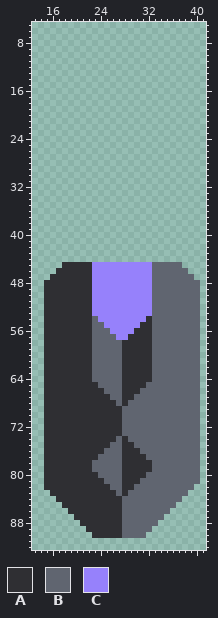
One commit to this sprite sheet: assets/sprites/blocks/turrets/empyream/purger-barrel-l.png. The picture above was drawn from the file before the commit.
The file is 96x96 pixels. Shown: x 13..41, y 5..92. The old version is drawn lined up with the new one.
Palette (. is transparent): A #2f2f33  B #606570  C #9681fb
Pixels before (only the part around the change), first column x 13:
 5 .............................
 6 .............................
 7 .............................
 8 .............................
 9 .............................
10 .............................
11 .............................
12 .............................
13 .............................
14 .............................
15 .............................
16 .............................
17 .............................
18 .............................
19 .............................
20 .............................
21 .............................
22 .............................
23 .............................
24 .............................
25 .............................
26 .............................
27 .............................
28 .............................
29 .............................
30 .............................
31 .............................
32 .............................
33 .............................
34 .............................
35 .............................
36 .............................
37 .............................
38 .............................
39 .............................
40 .............................
41 .............................
42 .............................
43 .............................
44 .............................
45 .....AAAAACCCCCCCCCCBBBBB....
46 ....AAAAAACCCCCCCCCCBBBBBB...
47 ...AAAAAAACCCCCCCCCCBBBBBBB..
48 ..AAAAAAAACCCCCCCCCCBBBBBBBB.
49 ..AAAAAAAACCCCCCCCCCBBBBBBBB.
50 ..AAAAAAAACCCCCCCCCCBBBBBBBB.
51 ..AAAAAAAACCCCCCCCCCBBBBBBBB.
52 ..AAAAAAAACCCCCCCCCCBBBBBBBB.
53 ..AAAAAAAACCCCCCCCCCBBBBBBBB.
54 ..AAAAAAAABCCCCCCCCABBBBBBBB.
55 ..AAAAAAAABBCCCCCCAABBBBBBBB.
56 ..AAAAAAAABBBCCCCAAABBBBBBBB.
57 ..AAAAAAAABBBBCCAAAABBBBBBBB.
58 ..AAAAAAAABBBBBAAAAABBBBBBBB.
59 ..AAAAAAAABBBBBAAAAABBBBBBBB.
60 ..AAAAAAAABBBBBAAAAABBBBBBBB.
61 ..AAAAAAAABBBBBAAAAABBBBBBBB.
62 ..AAAAAAAABBBBBAAAAABBBBBBBB.
63 ..AAAAAAAABBBBBAAAAABBBBBBBB.
64 ..AAAAAAAABBBBBAAAAABBBBBBBB.
65 ..AAAAAAAAABBBBAAAABBBBBBBBB.
66 ..AAAAAAAAAABBBAAABBBBBBBBBB.
67 ..AAAAAAAAAAABBAABBBBBBBBBBB.
68 ..AAAAAAAAAAAABABBBBBBBBBBBB.
69 ..AAAAAAAAAAAAABBBBBBBBBBBBB.
70 ..AAAAAAAAAAAAABBBBBBBBBBBBB.
71 ..AAAAAAAAAAAAABBBBBBBBBBBBB.
72 ..AAAAAAAAAAAAABBBBBBBBBBBBB.
73 ..AAAAAAAAAAAAABBBBBBBBBBBBB.
74 ..AAAAAAAAAAAABABBBBBBBBBBBB.
75 ..AAAAAAAAAAABBAABBBBBBBBBBB.
76 ..AAAAAAAAAABBBAAABBBBBBBBBB.
77 ..AAAAAAAAABBBBAAAABBBBBBBBB.
78 ..AAAAAAAABBBBBAAAAABBBBBBBB.
79 ..AAAAAAAABBBBBAAAAABBBBBBBB.
80 ..AAAAAAAAABBBBAAAABBBBBBBBB.
81 ..AAAAAAAAAABBBAAABBBBBBBBBB.
82 ..AAAAAAAAAAABBAABBBBBBBBBB..
83 ...AAAAAAAAAAABABBBBBBBBBB...
84 ....AAAAAAAAAAABBBBBBBBBB....
85 .....AAAAAAAAAABBBBBBBBB.....
86 ......AAAAAAAAABBBBBBBB......
87 .......AAAAAAAABBBBBBB.......
88 ........AAAAAAABBBBBB........
89 .........AAAAAABBBBB.........
90 ..........AAAAABBBB..........
91 .............................
92 .............................
Once edited:
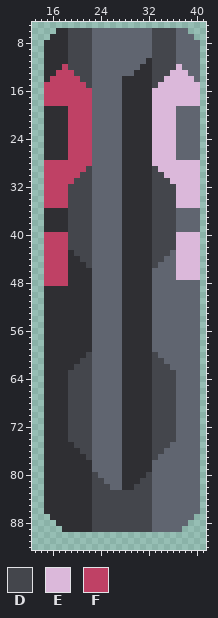
Colours new in this view: D #44464c  E #dbb8da  F #bf4165
The exact change:
whole drawing moved by +0,+39 (the old picture is shown already moved)
Changed rows in their new state; - is an unchanged pixel.
first column x 15:
 6 --AADDDDBBBBBBBBBBDDDDBB--
 7 -AAADDDDBBBBBBBBBBDDDDBBB-
 8 AAAADDDDBBBBBBBBBBDDDDBBBB
 9 AAAADDDDBBBBBBBBBBDDDDBBBB
10 AAAADDDDBBBBBBBBBBDDDDBBBB
11 AAAADDDDBBBBBBBBBADDDDBBBB
12 AAAFDDDDBBBBBBBBAADDDDEBBB
13 AAFFFDDDBBBBBBBAAADDDEEEBB
14 AFFFFFDDBBBBBAAAAADDEEEEEB
15 FFFFFFFDBBBBBAAAAADEEEEEEE
16 FFFFFFFFBBBBBAAAAAEEEEEEEE
17 FFFFFFFFBBBBBAAAAAEEEEEEEE
18 FFFFFFFFBBBBBAAAAAEEEEEEEE
19 AAAAFFFFBBBBBAAAAAEEEEBBBB
20 AAAAFFFFBBBBBAAAAAEEEEBBBB
21 AAAAFFFFBBBBBAAAAAEEEEBBBB
22 AAAAFFFFBBBBBAAAAAEEEEBBBB
23 AAAAFFFFBBBBBAAAAAEEEEBBBB
24 AAAAFFFFBBBBBAAAAAEEEEBBBB
25 AAAAFFFFBBBBBAAAAAEEEEBBBB
26 AAAAFFFFBBBBBAAAAAEEEEBBBB
27 AAAAFFFFBBBBBAAAAAEEEEBBBB
28 FFFFFFFFBBBBBAAAAAEEEEEEEE
29 FFFFFFFDBBBBBAAAAADEEEEEEE
30 FFFFFFDDBBBBBAAAAADDEEEEEE
31 FFFFFDDDBBBBBAAAAADDDEEEEE
32 FFFFDDDDBBBBBAAAAADDDDEEEE
33 FFFFDDDDBBBBBAAAAADDDDEEEE
34 FFFFDDDDBBBBBAAAAADDDDEEEE
35 FFFFDDDDBBBBBAAAAADDDDEEEE
36 AAAADDDDBBBBBAAAAADDDDBBBB
37 AAAADDDDBBBBBAAAAADDDDBBBB
38 AAAADDDDBBBBBAAAAADDDDBBBB
39 AAAADDDDBBBBBAAAAADDDDBBBB
40 FFFFDDDDBBBBBAAAAADDDDEEEE
41 FFFFDDDDBBBBBAAAAADDDDEEEE
42 FFFFDDDDBBBBBAAAAADDDDEEEE
43 FFFFADDDBBBBBAAAAADDDBEEEE
44 FFFFAADDBBBBBAAAAADDBBEEEE
45 FFFF---DBBBBBAAAAAD---EEEE
46 FFFF----BBBBBAAAAA----EEEE
47 FFFF----BBBBBAAAAA----EEEE
48 FFFF----BBBBBAAAAA--------
49 --------BBBBBAAAAA--------
50 --------BBBBBAAAAA--------
51 --------BBBBBAAAAA--------
52 --------BBBBBAAAAA--------
53 --------BBBBBAAAAA--------
54 ---------BBBBAAAA---------
55 ----------BBBAAA----------
56 -----------BBAA-----------
57 ------------BA------------
60 -------D----------D-------
61 ------DD----------DD------
62 -----DDD----------DDD-----
63 ----DDDD----------DDDD----
64 ----DDDD----------DDDD----
65 ----DDDDB--------ADDDD----
66 ----DDDDBB------AADDDD----
67 ----DDDDBBB----AAADDDD----
68 ----DDDDBBBB--AAAADDDD----
69 ----DDDDBBBBBAAAAADDDD----
70 ----DDDDBBBBBAAAAADDDD----
71 ----DDDDBBBBBAAAAADDDD----
72 ----DDDDBBBBBAAAAADDDD----
73 ----DDDDBBBBBAAAAADDDD----
74 ----DDDDBBBB--AAAADDDD----
75 -----DDDBBB----AAADDD-----
76 ------DDBB------AADD------
77 -------DB--------AD-------
80 --------D--------D--------
81 --------DD------DD--------
82 --------DDD----DDD-------B
83 A-------DDDDDDDDDD------BB
84 AA------DDDDDDDDDD-----BBB
85 AAA-----DDDDDDDDDD----BBBB
86 AAAA----DDDDDDDDDD---BBBBB
87 -AAAA---DDDDDDDDDD--BBBBB-
88 --AAAA--DDDDDDDDDD-BBBBB--
89 ---AAAA-DDDDDDDDDDBBBBB---
90 --------.........---------
